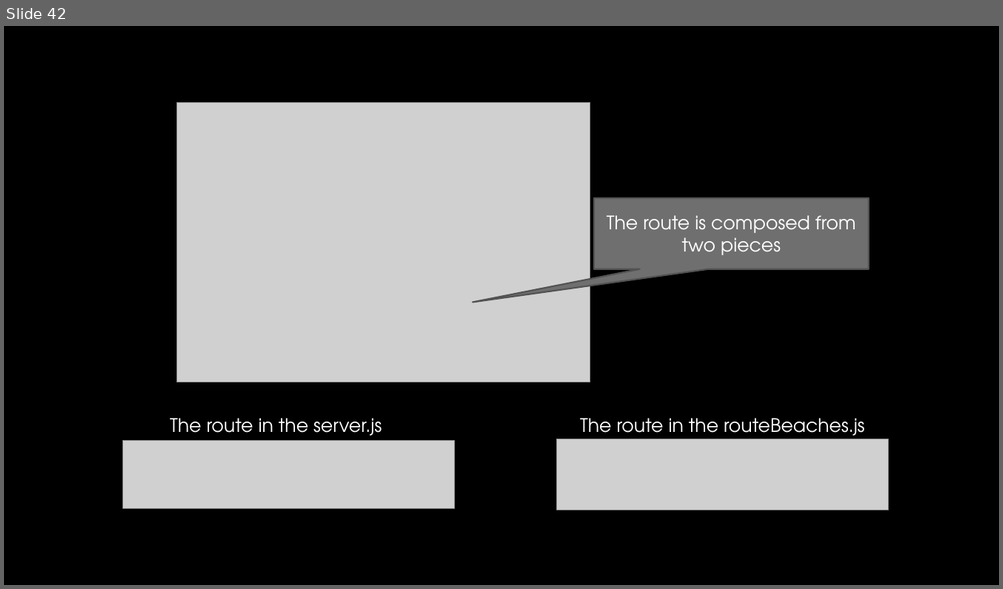
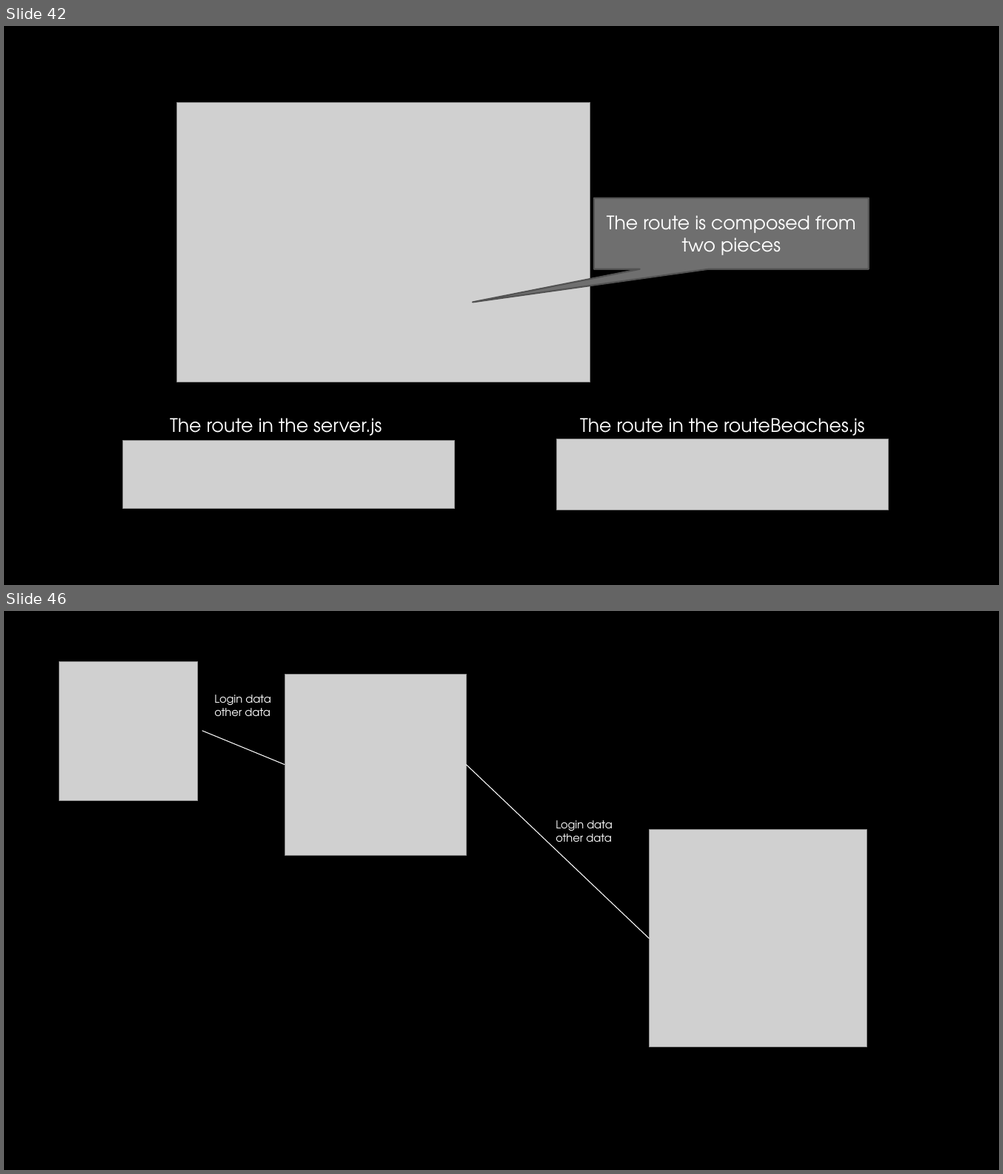
Before and after one commit to talyaron/fullstack-itc-may21, a slide deck: 05-Node/03-express/00-presentation/express-recap.pptx. Shown one above the other, each under a label of ours: slide 42 before the commit, slides 42 and 46 after it; the slides between them are not shown. The pictures are 1003x589 and 1003x1174 pixels, drawn with LibreOffice and Linux fonts; fonts in the diff are those of the drawing; grey boxes stand for pictures; background and template pictures are left out. Boxes give left, top, right and bottom in pixels: in the first picture for what was removed or moved away, otherwise in the second. Text is boxed around its words. In the diff, an @@ line names an element or a change of style, - is before the commit and + after.

```diff
--- a/05-Node/03-express/00-presentation/express-recap.pptx
+++ b/05-Node/03-express/00-presentation/express-recap.pptx
@@ slide 46 added at <box>4,611,999,1170</box>, background picture (left out) @@
@@ picture added at <box>60,662,198,800</box> @@
@@ picture added at <box>284,674,466,855</box> @@
@@ text added at <box>214,695,271,716</box>, 10.5 pt, text #FFFFFF @@
+Login data
+other data
@@ line added from (202, 731) to (284, 765), #FFFFFF 0.75 pt @@
@@ line added from (466, 765) to (649, 939), #FFFFFF 0.75 pt @@
@@ text added at <box>555,820,612,842</box>, 10.5 pt, text #FFFFFF @@
+Login data
+other data
@@ picture added at <box>649,829,867,1048</box> @@
```
Also in this commit, not shown: 8 other slides added.
